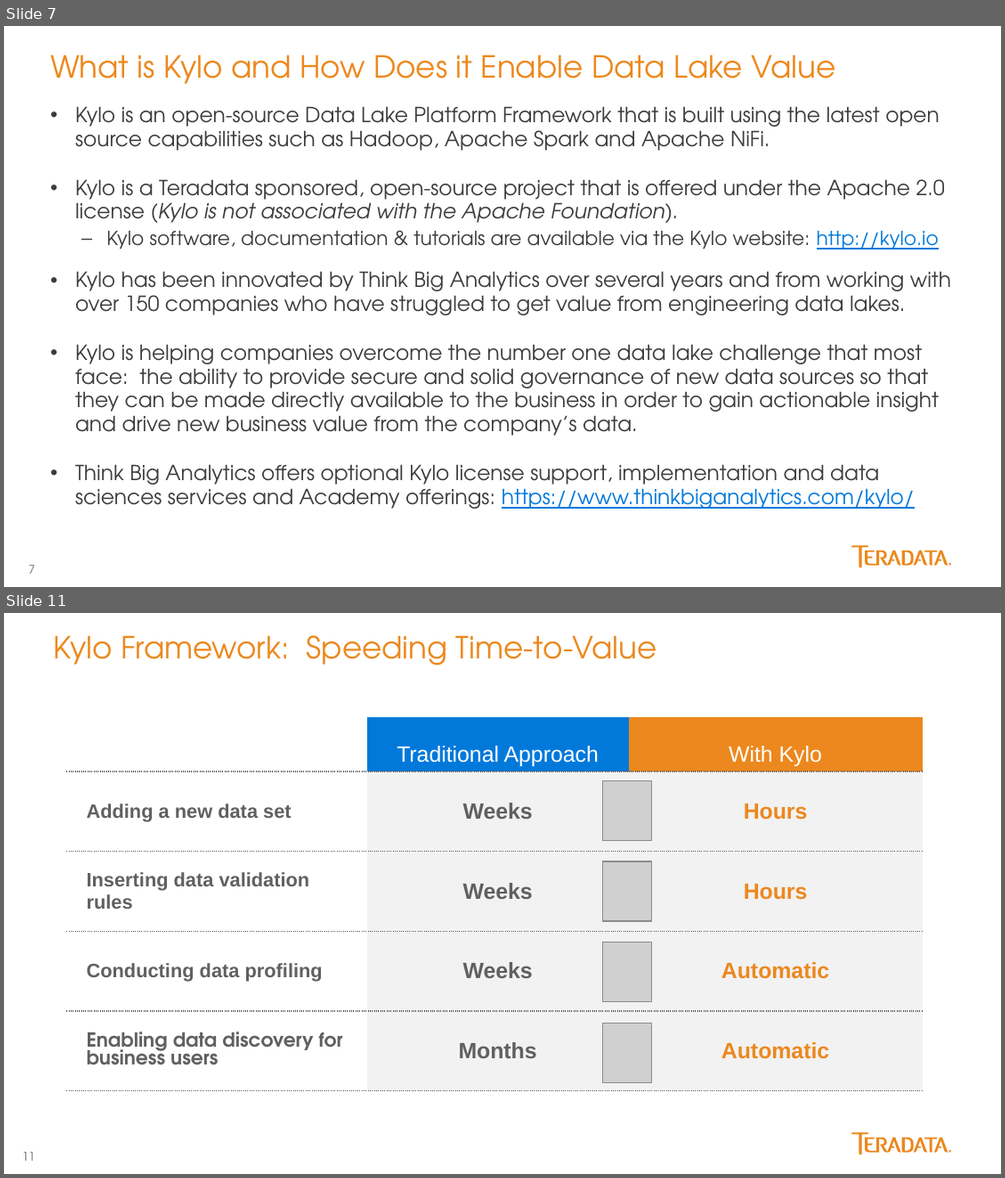
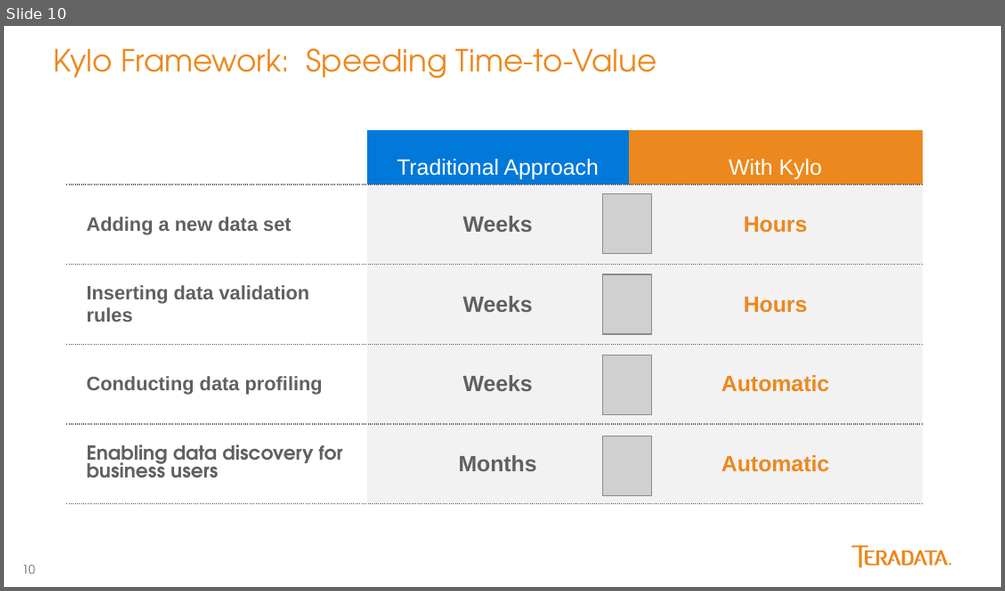
Before and after one commit to yaoran2000/MyTeradata, a slide deck: slides/Kylo配置与使用.pptx. Shown one above the other, each under a label of ours: slides 7 and 11 before the commit, slide 10 after it; the slides between them are not shown. The pictures are 1005x1178 and 1005x591 pixels, drawn with LibreOffice and Linux fonts; fonts in the diff are those of the drawing; grey boxes stand for pictures. Boxes give left, top, right and bottom in pixels: in the first picture for what was removed or moved away, otherwise in the second. Text is boxed around its words. In the diff, an @@ line names an element or a change of style, - is before the commit and + after.

Commit message:
Kylo Update Introduction

```diff
--- a/slides/Kylo配置与使用.pptx
+++ b/slides/Kylo配置与使用.pptx
@@ slide 7 removed at box(4, 26, 1001, 587), background #FFFFFF; not listed: 3 template elements that a slide beside it also shows @@
@@ text removed at box(50, 54, 835, 84) @@
-What is Kylo and How Does it Enable Data Lake Value
@@ text removed at box(75, 106, 951, 508) @@
-• Kylo is an open-source Data Lake Platform Framework that is built using the latest open source capabilities such as Hadoop, Apache Spark and Apache NiFi.
-• Kylo is a Teradata sponsored, open-source project that is offered under the Apache 2.0 license (Kylo is not associated with the Apache Foundation).
-  – Kylo software, documentation & tutorials are available via the Kylo website: http://kylo.io
-• Kylo has been innovated by Think Big Analytics over several years and from working with over 150 companies who have struggled to get value from engineering data lakes.
-• Kylo is helping companies overcome the number one data lake challenge that most face: the ability to provide secure and solid governance of new data sources so that they can be made directly available to the business in order to gain actionable insight and drive new business value from the company’s data.
-• Think Big Analytics offers optional Kylo license support, implementation and data sciences services and Academy offerings: https://www.thinkbiganalytics.com/kylo/
@@ what was slide 11 is now slide 10 @@
@@ page number at box(22, 564, 35, 573): text changed @@
-11
+10
```
Also in this commit, not shown: 7 slides changed, 1 slide added, 1 other slide removed.
